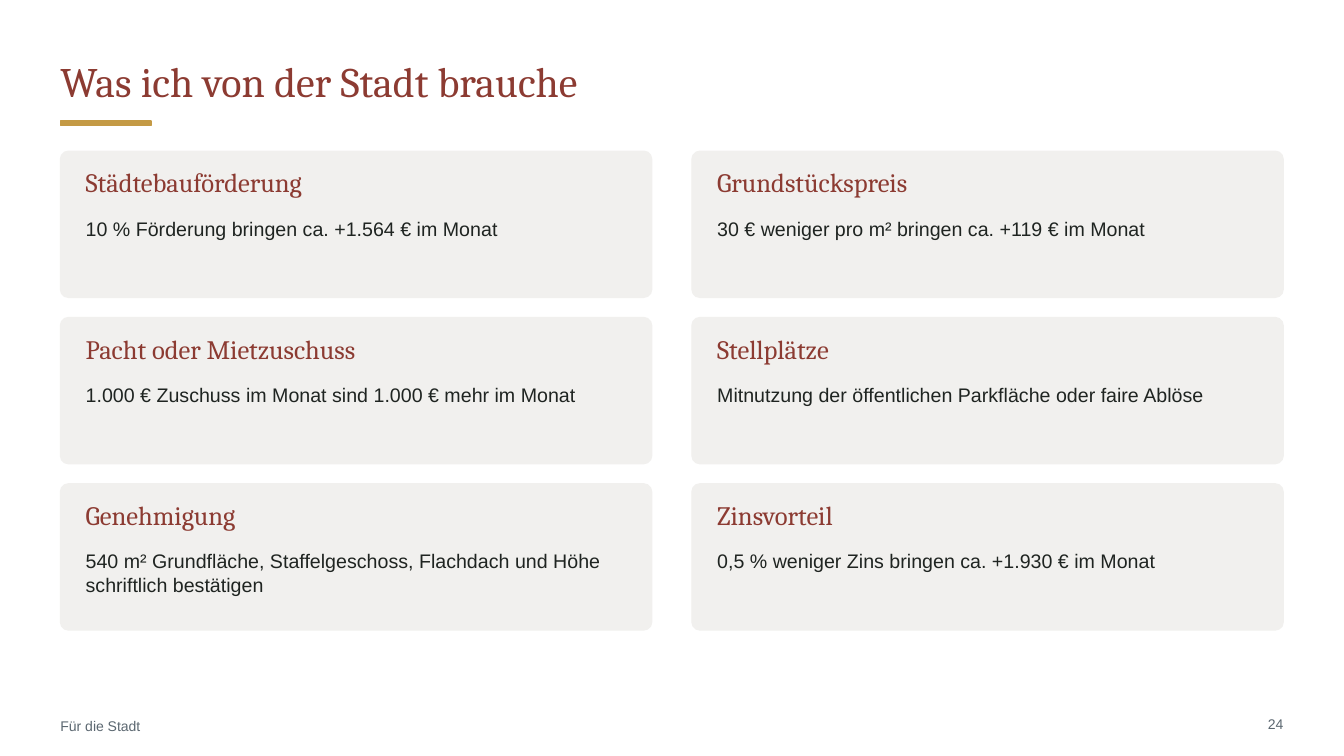
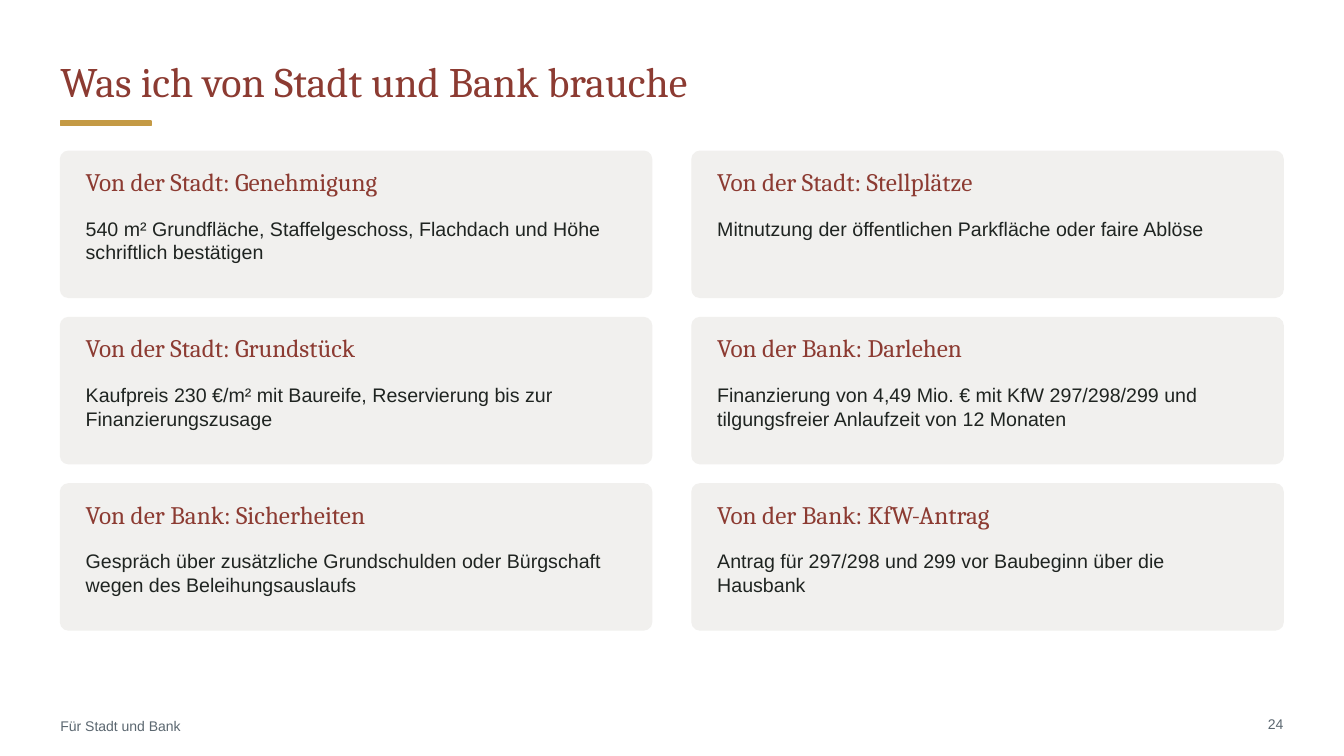
Before and after one commit to CartoonUsername/bau-projekt, a slide deck: slide 24 of praesentation/Neue-Mitte-Werlte_Baufeld3_8-Wohnungen_Grosse-Gastro-EG.pptx. Drawn at 1344x756 pixels with LibreOffice and Linux fonts; fonts in the diff are those of the drawing. Boxes give left, top, right and bottom in pixels: in the first picture for what was removed or moved away, otherwise in the second. Text is boxed around its words. In the diff, an @@ line names an element or a change of style, - is before the commit and + after.

```diff
--- a/praesentation/Neue-Mitte-Werlte_Baufeld3_8-Wohnungen_Grosse-Gastro-EG.pptx
+++ b/praesentation/Neue-Mitte-Werlte_Baufeld3_8-Wohnungen_Grosse-Gastro-EG.pptx
@@ title at (x1=60, y1=68, x2=688, y2=98): text changed @@
-Was ich von der Stadt brauche
+Was ich von Stadt und Bank brauche
@@ text at (x1=86, y1=173, x2=377, y2=197): text changed; size 19 to 18 pt @@
-Städtebauförderung
+Von der Stadt: Genehmigung
@@ text at (x1=717, y1=173, x2=973, y2=197): text changed; size 19 to 18 pt @@
-Grundstückspreis
+Von der Stadt: Stellplätze
@@ text "540 m² Grundfläche, Staffelgeschoss, Flachdach ..." moved from (x1=86, y1=553, x2=600, y2=596) to (x1=86, y1=221, x2=600, y2=263) @@
@@ text removed at (x1=86, y1=221, x2=498, y2=240) @@
-10 % Förderung bringen ca. +1.564 € im Monat
@@ text "Mitnutzung der öffentlichen Parkfläche oder ..." moved from (x1=717, y1=387, x2=1203, y2=406) to (x1=717, y1=221, x2=1203, y2=240) @@
@@ text removed at (x1=717, y1=221, x2=1145, y2=240) @@
-30 € weniger pro m² bringen ca. +119 € im Monat
@@ text at (x1=86, y1=339, x2=355, y2=358): text changed; size 19 to 18 pt @@
-Pacht oder Mietzuschuss
+Von der Stadt: Grundstück
@@ text at (x1=717, y1=339, x2=963, y2=357): text changed; size 19 to 18 pt @@
-Stellplätze
+Von der Bank: Darlehen
@@ text at (x1=86, y1=387, x2=552, y2=430): text changed @@
-1.000 € Zuschuss im Monat sind 1.000 € mehr im Monat
+Kaufpreis 230 €/m² mit Baureife, Reservierung bis zur Finanzierungszusage
@@ text added at (x1=717, y1=387, x2=1197, y2=430), 14 pt, text #1F2421 @@
+Finanzierung von 4,49 Mio. € mit KfW 297/298/299 und tilgungsfreier Anlaufzeit von 12 Monaten
@@ text at (x1=86, y1=506, x2=365, y2=525): text changed; size 19 to 18 pt @@
-Genehmigung
+Von der Bank: Sicherheiten
@@ text at (x1=717, y1=506, x2=990, y2=530): text changed; size 19 to 18 pt @@
-Zinsvorteil
+Von der Bank: KfW-Antrag
@@ text added at (x1=86, y1=553, x2=601, y2=596), 14 pt, text #1F2421 @@
+Gespräch über zusätzliche Grundschulden oder Bürgschaft wegen des Beleihungsauslaufs
@@ text at (x1=717, y1=553, x2=1164, y2=592): text changed @@
-0,5 % weniger Zins bringen ca. +1.930 € im Monat
+Antrag für 297/298 und 299 vor Baubeginn über die Hausbank
@@ text at (x1=60, y1=721, x2=181, y2=731): text changed @@
-Für die Stadt
+Für Stadt und Bank
```
Also in this commit, not shown: 8 other slides changed, 10 slides added, 11 slides removed, 24 other files.
